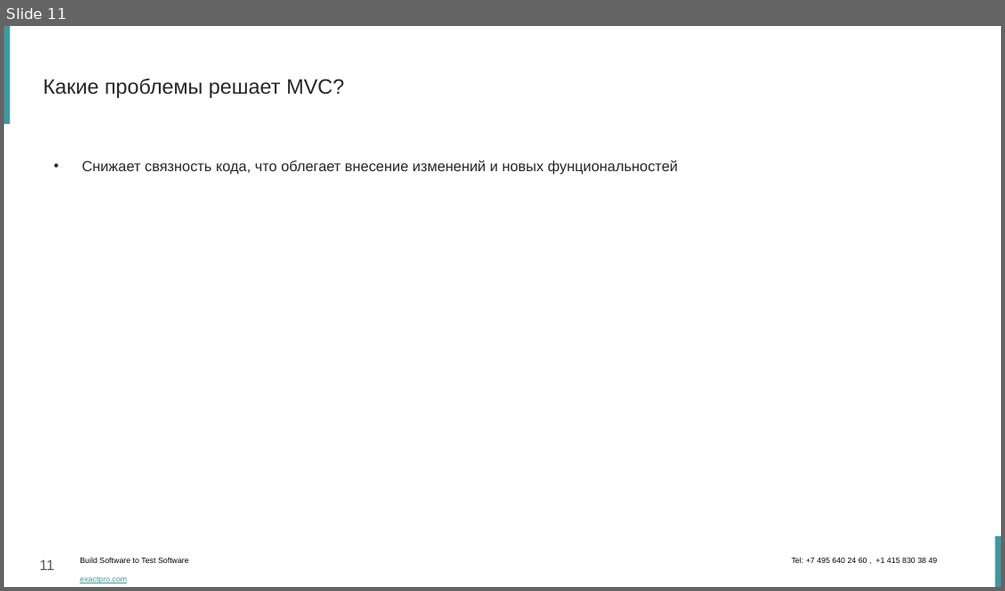
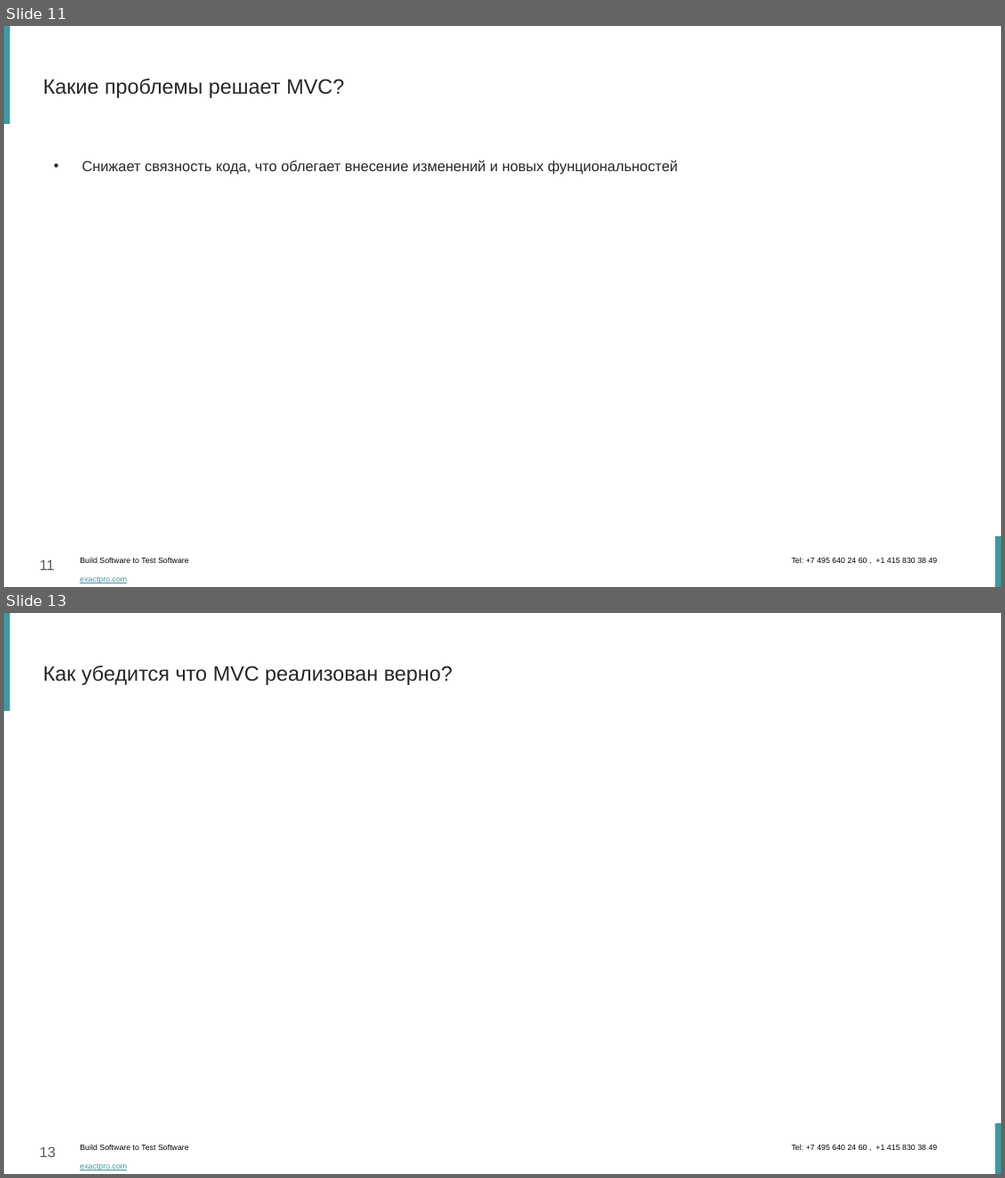
Before and after one commit to dzavodchikov/ChessMVC, a slide deck: Паттерн MVC.pptx. Shown one above the other, each under a label of ours: slide 11 before the commit, slides 11 and 13 after it; the slides between them are not shown. The pictures are 1005x591 and 1005x1178 pixels, drawn with LibreOffice and Linux fonts; fonts in the diff are those of the drawing; background and template pictures are left out. Boxes give left, top, right and bottom in pixels: in the first picture for what was removed or moved away, otherwise in the second. Text is boxed around its words. In the diff, an @@ line names an element or a change of style, - is before the commit and + after.

```diff
--- a/Паттерн MVC.pptx
+++ b/Паттерн MVC.pptx
@@ slide 13 added at bbox=[4, 613, 1001, 1174], background #FFFFFF; not listed: 4 template elements that a slide beside it also shows @@
@@ title added at bbox=[43, 666, 453, 685], 20 pt, text #262626 @@
+Как убедится что MVC реализован верно?
```
Also in this commit, not shown: 2 slides changed, 1 other slide added, 1 other file.
